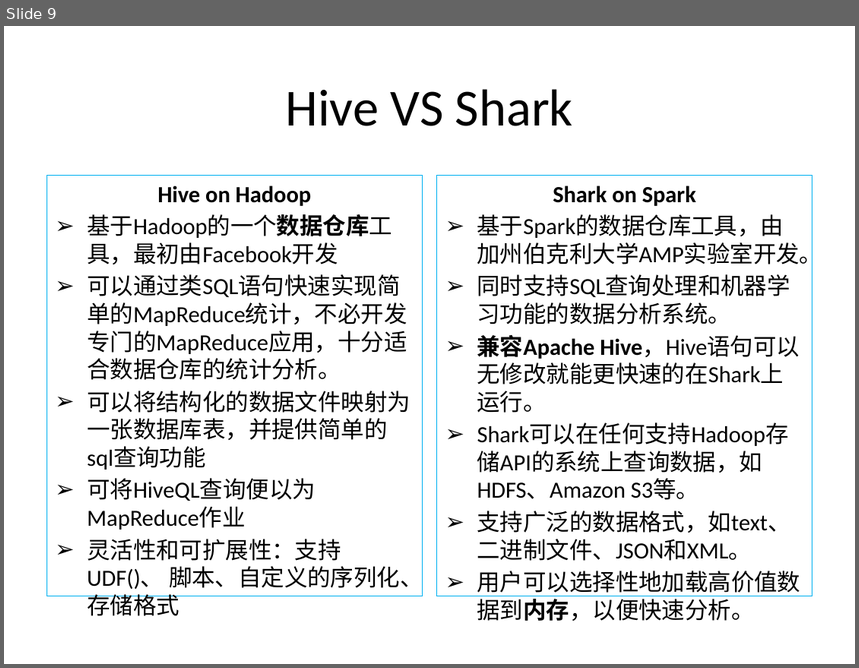
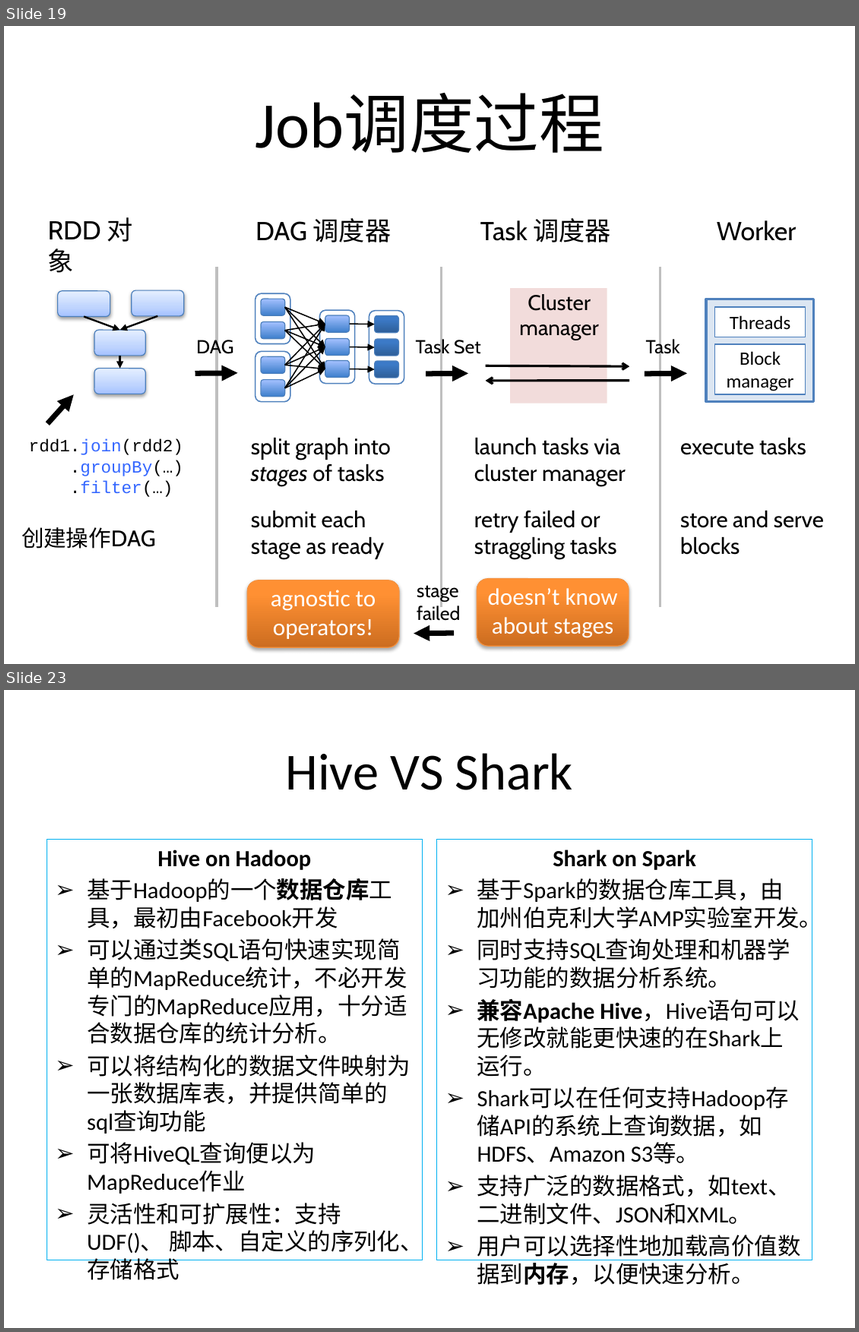
Before and after one commit to wuxingdexian/seminar, a slide deck: 整合.pptx. Shown one above the other, each under a label of ours: slide 9 before the commit, slides 19 and 23 after it; the slides between them are not shown. The pictures are 859x668 and 859x1332 pixels, drawn with LibreOffice and Linux fonts; fonts in the diff are those of the drawing. Boxes give left, top, right and bottom in pixels: in the first picture for what was removed or moved away, otherwise in the second. Text is boxed around its words. In the diff, an @@ line names an element or a change of style, - is before the commit and + after.

```diff
--- a/整合.pptx
+++ b/整合.pptx
@@ slide 19 added at <box>4,26,855,664</box>, background #FFFFFF @@
@@ title added at <box>255,94,604,153</box>, 55 pt, text #000000 @@
+Job调度过程
@@ text added at <box>48,218,133,273</box>, 22 pt, text #000000 @@
+RDD 对象
@@ group added at <box>416,218,629,607</box>: 5 texts, 3 arrows, 1 line, 1 rectangle @@
+Task 调度器
+Task Set
+launch tasks via cluster manager
+retry failed or straggling tasks
+Cluster
+manager
@@ arrow added from (84, 317) to (120, 330), #000000 1.5 pt @@
@@ arrow added from (158, 316) to (120, 330), #000000 1.5 pt @@
@@ group added at <box>196,218,404,607</box>: 16 arrows, 14 rounded rectangles, 4 texts, 1 line @@
+DAG 调度器
+split graph into stages of tasks
+submit each stage as ready
+DAG
@@ group added at <box>645,221,824,607</box>: 4 texts, 3 rectangles, 1 line, 1 arrow @@
+Worker
+execute tasks
+store and serve blocks
+Block manager
+Threads
+Task
@@ arrow added from (120, 355) to (120, 368), #000000 1.5 pt @@
@@ group added at <box>58,290,184,394</box>: 4 rounded rectangles @@
@@ arrow added from (47, 423) to (74, 395), #000000 4.5 pt @@
@@ text added at <box>29,439,183,497</box>, 14.5 pt, text #000000 @@
+rdd1.join(rdd2)
+.groupBy(…)
+.filter(…)
@@ text added at <box>21,528,156,549</box>, 19 pt, text #000000 @@
+创建操作DAG
@@ rounded rectangle added at <box>247,581,399,648</box>, fill gradient #CC6E20 to #FF9034 to #FF9136, outline #F69240 0.75 pt, 20 pt, text #FFFFFF @@
+agnostic to operators!
@@ text added at <box>417,582,460,621</box>, 16 pt, text #000000 @@
+stage
+failed
@@ rounded rectangle added at <box>477,579,629,646</box>, fill gradient #CC6E20 to #FF9034 to #FF9136, outline #F69240 0.75 pt, 20 pt, text #FFFFFF @@
+doesn’t know about stages
@@ arrow added from (454, 634) to (414, 634), #000000 4.5 pt @@
@@ what was slide 9 is now slide 23 @@
```
Also in this commit, not shown: 9 slides changed, 15 other slides added, 1 slide removed, 3 other files.
